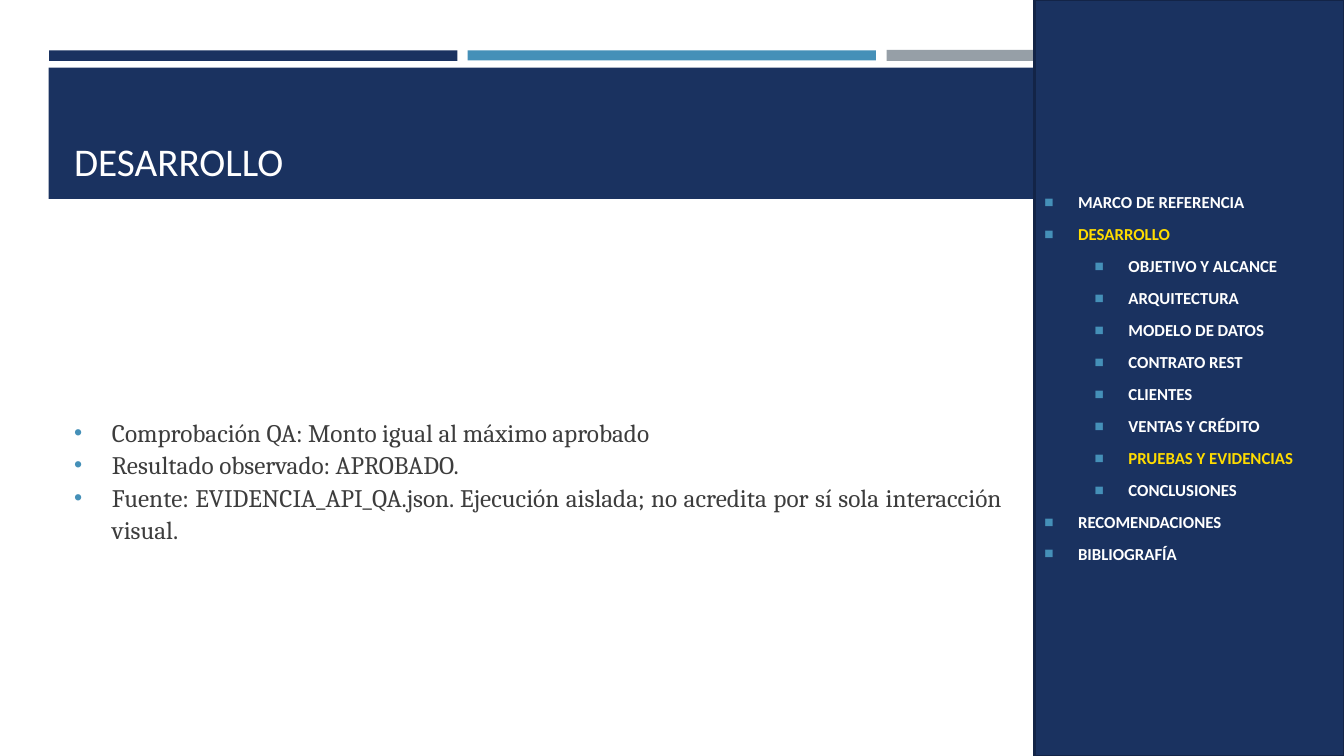
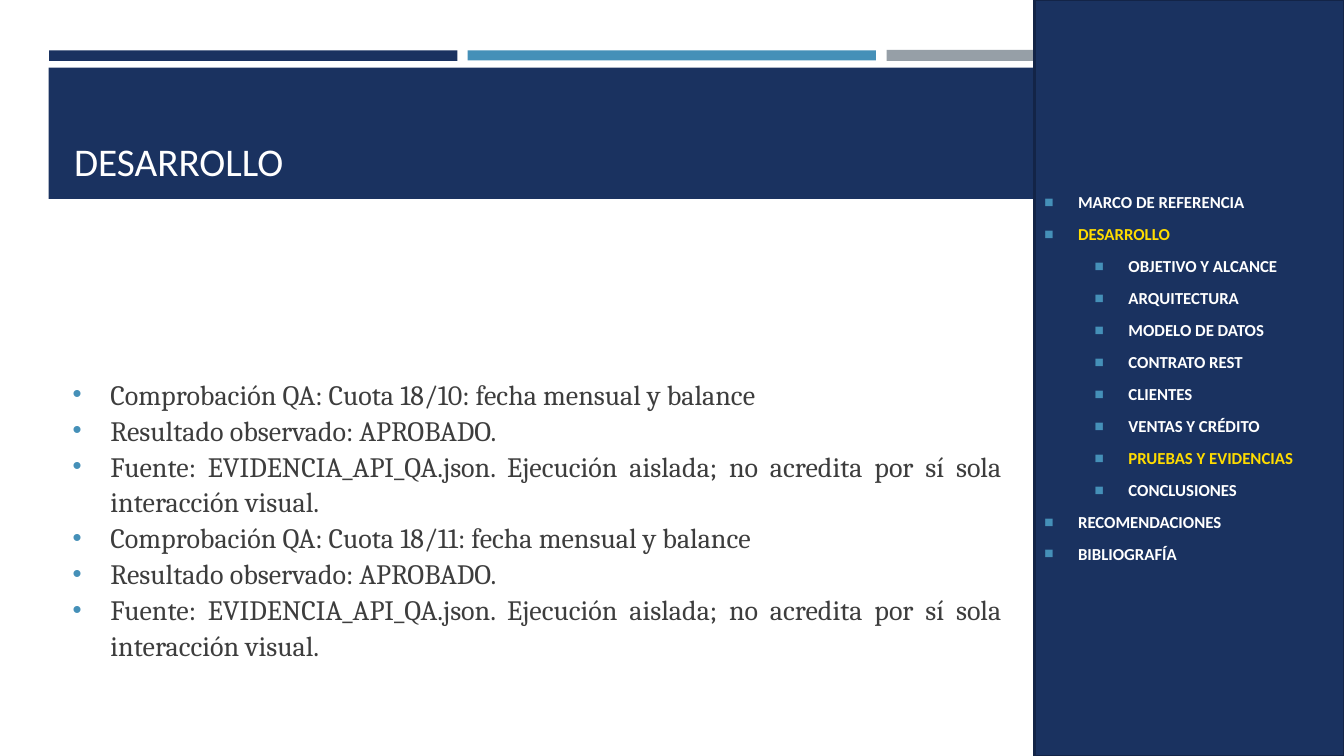
Before and after one commit to gamurigm/examen-arq-1, a slide deck: slide 50 of 05. DOCUMENTACION/02. PRESENTACION/PRESENTACION_CELULAR_BDDLOCAL_RESTFUL_DOTNET_GR09.pptx (slide 40 before the commit). Drawn at 1344x756 pixels with LibreOffice and Linux fonts; fonts in the diff are those of the drawing. Boxes give left, top, right and bottom in pixels: in the first picture for what was removed or moved away, otherwise in the second. Text is boxed around its words. In the diff, an @@ line names an element or a change of style, - is before the commit and + after.

```diff
--- a/05. DOCUMENTACION/02. PRESENTACION/PRESENTACION_CELULAR_BDDLOCAL_RESTFUL_DOTNET_GR09.pptx
+++ b/05. DOCUMENTACION/02. PRESENTACION/PRESENTACION_CELULAR_BDDLOCAL_RESTFUL_DOTNET_GR09.pptx
@@ text "Comprobación QA: Cuota 18/10: fecha ...": place and size @@
-text "Comprobación QA: Cuota 18/10: fecha ..." at box(112, 424, 1002, 539)
+text "Comprobación QA: Cuota 18/10: fecha ..." at box(110, 385, 1001, 657)
@@ text at box(110, 385, 755, 411): text changed; size 18 to 20 pt @@
-• Comprobación QA: Monto igual al máximo aprobado
+• Comprobación QA: Cuota 18/10: fecha mensual y balance
@@ text at box(110, 421, 1001, 513): size 18 to 20 pt in "Resultado observado: APROBADO.", "Fuente: EVIDENCIA_API_QA.json. Ejecución aislada; no acredit ..." @@
@@ text at box(110, 528, 1001, 657): paragraphs added @@
+• Comprobación QA: Cuota 18/11: fecha mensual y balance
+• Resultado observado: APROBADO.
+• Fuente: EVIDENCIA_API_QA.json. Ejecución aislada; no acredita por sí sola interacción visual.
```
Also in this commit, not shown: 32 other slides changed, 3 slides added, 11 other files.
